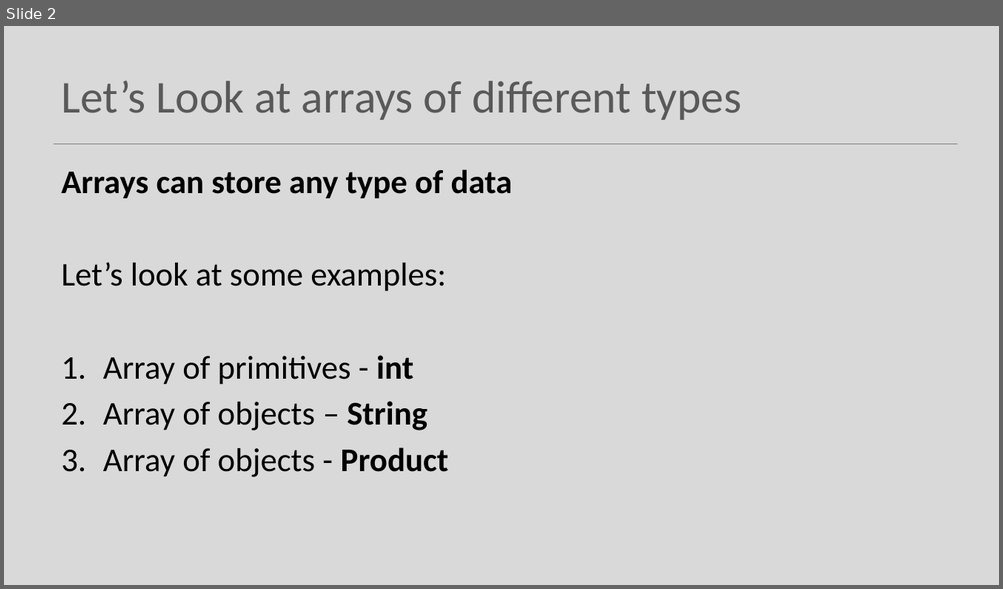
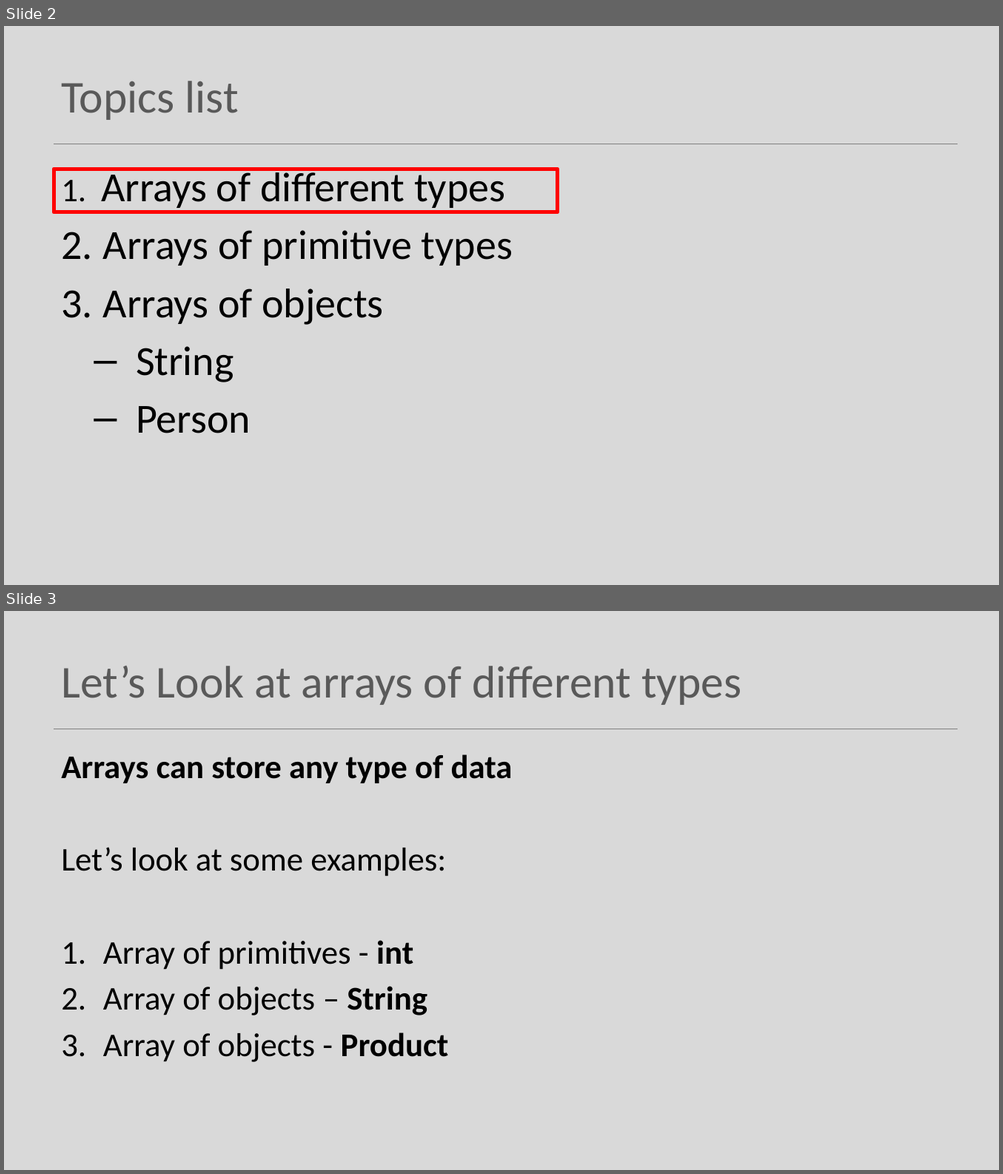
Before and after one commit to Programming-Fundamentals-SETU/prog-fund-1-sept-25, a slide deck: topic06-arrays/unit-1/talk-2-array-classes/b-array-classes.pptx. Shown one above the other, each under a label of ours: slide 2 before the commit, slides 2 and 3 after it. The pictures are 1003x589 and 1003x1174 pixels, drawn with LibreOffice and Linux fonts; fonts in the diff are those of the drawing. Boxes give left, top, right and bottom in pixels: in the first picture for what was removed or moved away, otherwise in the second. Text is boxed around its words. In the diff, an @@ line names an element or a change of style, - is before the commit and + after.

Commit message:
update arrays-classes to use Person instead of Product

```diff
--- a/topic06-arrays/unit-1/talk-2-array-classes/b-array-classes.pptx
+++ b/topic06-arrays/unit-1/talk-2-array-classes/b-array-classes.pptx
@@ slide 2 added at (x1=4, y1=26, x2=999, y2=585), background #D9D9D9; not listed: 1 template element that a slide beside it also shows @@
@@ title added at (x1=61, y1=81, x2=239, y2=120), 44 pt, text #595959 @@
+Topics list
@@ rectangle added at (x1=54, y1=170, x2=558, y2=212), outline #FF0000 3.5 pt @@
@@ text added at (x1=61, y1=167, x2=512, y2=434), 40 pt, text #000000 @@
+1. Arrays of different types
+2. Arrays of primitive types
+3. Arrays of objects
+  – String
+  – Person
@@ what was slide 2 is now slide 3 @@
```
Also in this commit, not shown: 10 slides changed, 3 other slides added, 3 slides removed, 37 other files.
